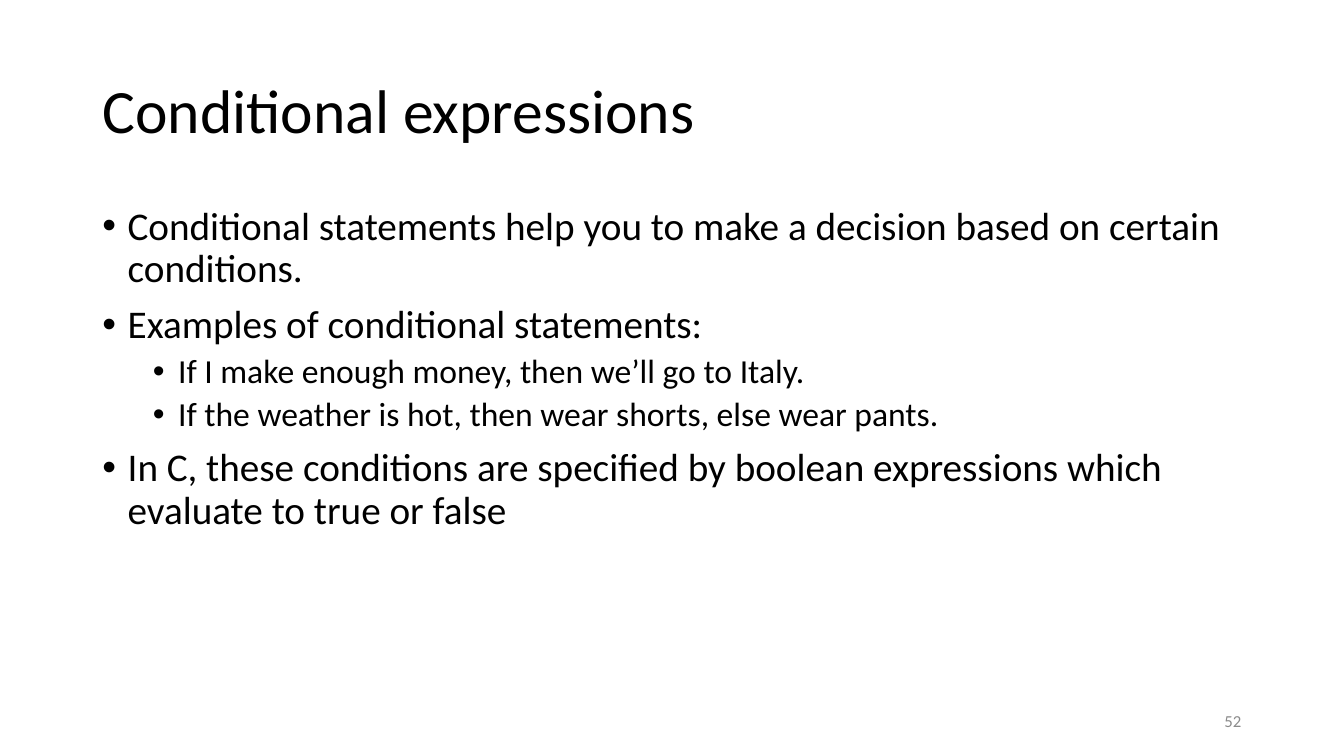
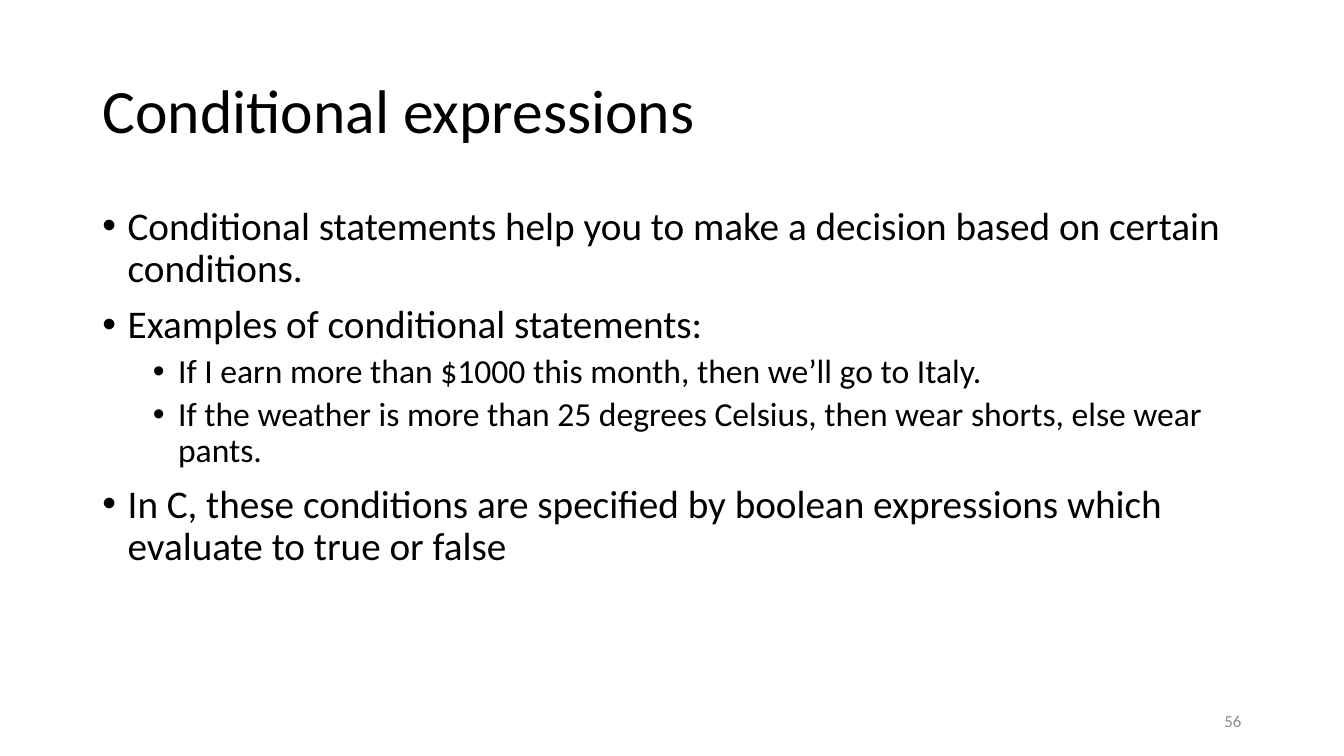
Before and after one commit to CodeIt-SADEAF/handout, a slide deck: slide 56 of Lesson1/L1_slides/L1_slides.pptx (slide 52 before the commit). Drawn at 1344x756 pixels with LibreOffice and Linux fonts; fonts in the diff are those of the drawing. Boxes give left, top, right and bottom in pixels: in the first picture for what was removed or moved away, otherwise in the second. Text is boxed around its words. In the diff, an @@ line names an element or a change of style, - is before the commit and + after.

```diff
--- a/Lesson1/L1_slides/L1_slides.pptx
+++ b/Lesson1/L1_slides/L1_slides.pptx
@@ text at box(178, 359, 1201, 468): text changed @@
-  • If I make enough money, then we’ll go to Italy.
-  • If the weather is hot, then wear shorts, else wear pants.
+  • If I earn more than $1000 this month, then we’ll go to Italy.
+  • If the weather is more than 25 degrees Celsius, then wear shorts, else wear pants.
@@ page number at box(1224, 716, 1241, 727): text changed @@
-52
+56
```
Also in this commit, not shown: 9 other slides changed, 7 slides added, 7 other files.
